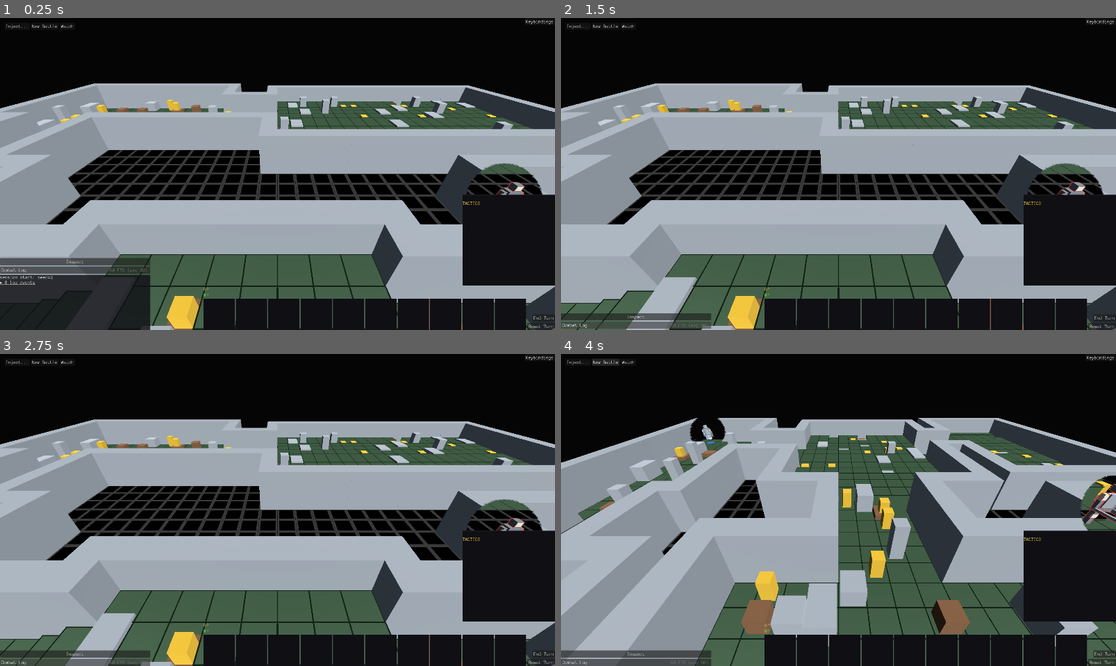
Above: before the commit, frames 1-4 (two rows, left to right).
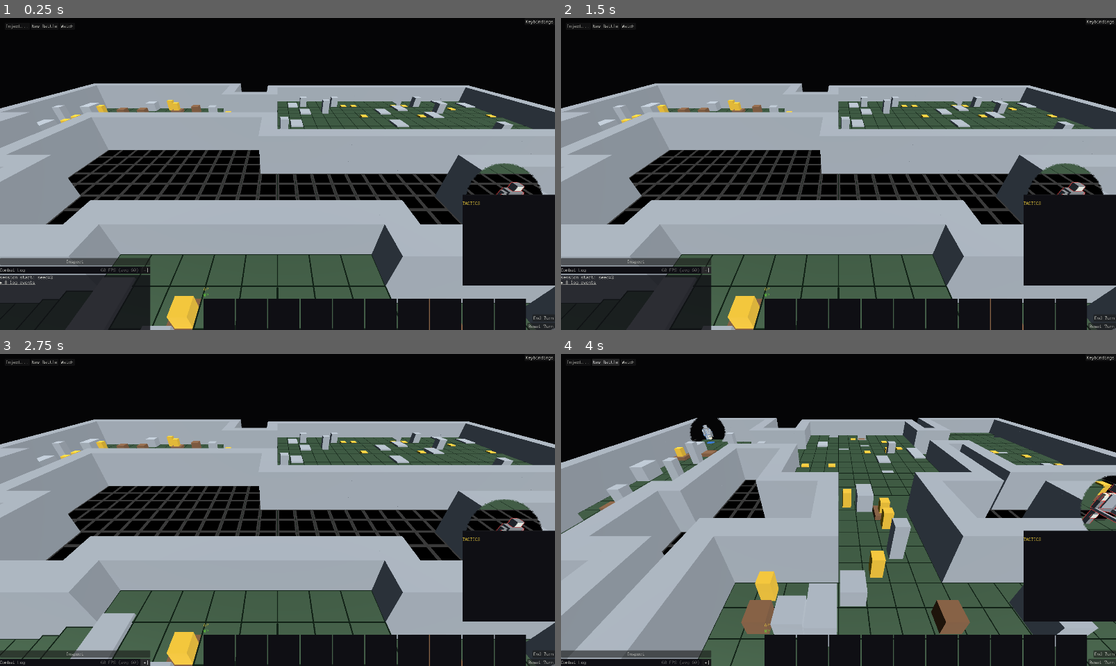
Above: after the commit, the same moments.

Repository: NotUserFriendly/HulkBreakers
Game: Godot game, scene res://src/view/battle_scene.tscn
The game is run twice, just before and just after one commit, with the same random seed, the same clock (stepped at 60 frames per second) and the same inputs.
Inputs:
- Up to frame 1 (0.25 s): no input
- Up to frame 2 (1.5 s): click "Combat Log" (after the commit: "[-]") at 0.5 s; click "Combat Log" (after the commit: "[+]") at 1.25 s
- Up to frame 3 (2.75 s): click "Combat Log" (after the commit: "[-]") at 2 s
- Up to frame 4 (4 s): click "New Battle" at 2.75 s; click "New Battle" at 3.5 s

The runs differ from the first frame. In frame 1, 0.6% of the frame differs, in the area x 0-28%, y 79-82%; in frame 2, 5.9%, in the area x 0-28%, y 76-100%; in frame 3, 0.6%; in frame 4, 0.6%.

Commit message:
Combat log: split drag-to-resize from minimize onto separate controls
The title bar was one Button wired to both gestures, and Button emits `pressed`
on RELEASE — so every drag-to-resize also toggled minimize the instant the
mouse came up. Supervisor: "behaving erratically." It was.

A second defect underneath it: restore returned to the height captured when
some earlier DRAG began, not the height the panel was at when it was minimized,
so a resize never survived a minimize/restore cycle.

Now, per the supervisor's design: the bar is a PanelContainer that resizes and
does nothing else, and minimize is its own [-] button inside the bar which
flips to [+] when collapsed and restores the previous size. The split is
structural rather than a guard flag — the button is a child of the bar, so it
consumes its own press and the bar underneath never sees one. Restore height is
captured at the moment of minimizing, which is the only point at which it means
what the name says.

Neither defect had a test, and that is the part worth noting: drag is a
multi-event gesture (press, motion, release) and nothing in Pass F exercised
one. The rendered frames I checked show the panel at rest, which a drag bug
cannot appear in — the same blind spot that let the scroll hand-off ship inert,
twice in one pass. Five new tests drive real press/motion/release sequences
through the viewport, including "a drag must not minimize" and "a press on the
button must not start a drag".

Appended to the taskblock report, this time as it landed rather than after
being asked.

Suite 2193/2193, and verified on a real frame.

Co-Authored-By: Claude Opus 5 (1M context) <noreply@anthropic.com>

Diff:
--- a/src/view/combat_log_panel.gd
+++ b/src/view/combat_log_panel.gd
@@ -38,6 +38,9 @@
 const MAX_HEIGHT := 640.0
 const TITLE_BAR_HEIGHT := 22.0
 const TITLE := "Combat Log"
+## The minimize toggle's two faces. `[-]` collapses to the bar, `[+]` restores.
+const MINIMIZE_LABEL := "[-]"
+const RESTORE_LABEL := "[+]"
 ## The bar is the resize grip as well as the title, so it wants a little more
 ## than a text row's worth of height to be an easy target.
 const BACKGROUND_ALPHA := 0.82
@@ -53,7 +56,10 @@
 const SCROLL_PAGE_FRACTION := 0.25
 
 var log_label: RichTextLabel
-var title_bar: Button
+## The drag-to-resize strip. A `PanelContainer`, deliberately NOT a `Button`
+## any more — see `_on_title_bar_input`.
+var title_bar: PanelContainer
+var minimize_button: Button
 var fps_label: Label
 
 var _meter := FpsMeter.new()
@@ -62,6 +68,11 @@
 var _dragging := false
 var _drag_start_y := 0.0
 var _drag_start_height := 0.0
+## The height to come back to when restored. Captured at the moment of
+## minimizing, so a panel that was dragged taller returns to the height it was
+## dragged to — not to whatever it happened to be when some earlier drag began,
+## which is what the first version restored to.
+var _restore_height := DEFAULT_HEIGHT
 
 
 func _init() -> void:
@@ -73,15 +84,33 @@
 	# regardless of this filter, so the scroll decision is unaffected.
 	mouse_filter = Control.MOUSE_FILTER_IGNORE
 
-	title_bar = Button.new()
-	title_bar.text = TITLE
+	# The bar does ONE thing: resize. Minimizing is its own button, below.
+	# It used to be a single `Button` wired to both — and `Button` emits
+	# `pressed` on RELEASE, so every drag-to-resize also toggled minimize the
+	# instant you let go. Supervisor: "behaving erratically", which it was.
+	# Splitting the two gestures onto two controls is the fix; nothing about
+	# the resize maths needed changing.
+	title_bar = PanelContainer.new()
 	title_bar.custom_minimum_size = Vector2(0, TITLE_BAR_HEIGHT)
-	title_bar.alignment = HORIZONTAL_ALIGNMENT_LEFT
-	title_bar.focus_mode = Control.FOCUS_NONE
-	title_bar.tooltip_text = "Click to minimize/restore. Drag to resize."
-	title_bar.pressed.connect(toggle_minimized)
+	title_bar.tooltip_text = "Drag to resize."
+	var bar_style := StyleBoxFlat.new()
+	bar_style.bg_color = Color(
+		HulkTheme.BACKGROUND.r, HulkTheme.BACKGROUND.g, HulkTheme.BACKGROUND.b, 1.0
+	)
+	title_bar.add_theme_stylebox_override("panel", bar_style)
 	title_bar.gui_input.connect(_on_title_bar_input)
 	add_child(title_bar)
+
+	var bar_row := HBoxContainer.new()
+	bar_row.mouse_filter = Control.MOUSE_FILTER_IGNORE
+	title_bar.add_child(bar_row)
+
+	var title_label := Label.new()
+	title_label.text = TITLE
+	title_label.mouse_filter = Control.MOUSE_FILTER_IGNORE
+	title_label.size_flags_horizontal = Control.SIZE_EXPAND_FILL
+	title_label.vertical_alignment = VERTICAL_ALIGNMENT_CENTER
+	bar_row.add_child(title_label)
 
 	_body = PanelContainer.new()
 	_body.size_flags_vertical = Control.SIZE_EXPAND_FILL
@@ -102,29 +131,28 @@
 	log_label.mouse_filter = Control.MOUSE_FILTER_STOP
 	_body.add_child(log_label)
 
-	# In the TITLE BAR, right-aligned — not over the log body. Rendering it
-	# revealed the obvious-in-hindsight problem: at this panel's real width the
-	# body's top-right corner is exactly where the first log line sits, so the
-	# readout printed straight through the text. The bar is the one strip of
-	# this panel with no content to collide with. `MOUSE_FILTER_IGNORE` keeps
-	# the click-to-minimize and drag-to-resize on the bar underneath it.
-	#
-	# Anchored right and grown LEFTWARD rather than via `PRESET_TOP_RIGHT`:
-	# that preset bakes offsets from the control's minimum size, zero for a
-	# Label with no text yet, so the readout grew rightward off the panel and
-	# over the board instead. Both of these were found by rendering; neither was
-	# visible to any headless assertion.
+	# In the TITLE BAR, not over the log body: at this panel's real width the
+	# body's top-right corner is exactly where the first log line sits, so a
+	# readout there printed straight through the text. Found by rendering.
+	# `MOUSE_FILTER_IGNORE` so it never interrupts a drag started on the bar.
+	# It is a row child now rather than an anchored overlay — the HBox handles
+	# the placement the old hand-rolled anchors were doing badly.
 	fps_label = Label.new()
 	fps_label.mouse_filter = Control.MOUSE_FILTER_IGNORE
-	fps_label.anchor_left = 1.0
-	fps_label.anchor_right = 1.0
-	fps_label.anchor_top = 0.0
-	fps_label.anchor_bottom = 1.0
-	fps_label.offset_right = -FPS_MARGIN.x
-	fps_label.grow_horizontal = Control.GROW_DIRECTION_BEGIN
 	fps_label.vertical_alignment = VERTICAL_ALIGNMENT_CENTER
 	fps_label.add_theme_color_override("font_color", HulkTheme.DIM)
-	title_bar.add_child(fps_label)
+	bar_row.add_child(fps_label)
+
+	# The minimize toggle. A real child Button, so it takes its own click and a
+	# press on it never starts a drag on the bar underneath — that separation is
+	# structural, not a flag either handler has to remember to check.
+	minimize_button = Button.new()
+	minimize_button.text = MINIMIZE_LABEL
+	minimize_button.focus_mode = Control.FOCUS_NONE
+	minimize_button.tooltip_text = "Minimize"
+	minimize_button.custom_minimum_size = Vector2(TITLE_BAR_HEIGHT, 0)
+	minimize_button.pressed.connect(toggle_minimized)
+	bar_row.add_child(minimize_button)
 
 
 func _ready() -> void:
@@ -147,18 +175,26 @@
 ## without losing where it is or what it says.
 func toggle_minimized() -> void:
 	_minimized = not _minimized
+	if _minimized:
+		# Captured HERE, at the moment of collapsing, so whatever the panel had
+		# been dragged to is what comes back.
+		_restore_height = custom_minimum_size.y
+		custom_minimum_size.y = TITLE_BAR_HEIGHT
+	else:
+		custom_minimum_size.y = _restore_height
 	_body.visible = not _minimized
-	custom_minimum_size.y = TITLE_BAR_HEIGHT if _minimized else _drag_start_height_or_default()
+	minimize_button.text = RESTORE_LABEL if _minimized else MINIMIZE_LABEL
+	minimize_button.tooltip_text = "Restore" if _minimized else "Minimize"
 	minimized_changed.emit(_minimized)
-
-
-func _drag_start_height_or_default() -> float:
-	return DEFAULT_HEIGHT if _drag_start_height <= 0.0 else _drag_start_height
 
 
 ## Drag the title bar to resize vertically. Deliberately drag-on-the-bar rather
 ## than a separate grip: the bar is already the one part of this panel with no
 ## content to occlude.
+## Drag the bar to resize vertically, and nothing else. The minimize button is
+## a child of this bar, so a press on it is consumed there and never reaches
+## here — the two gestures cannot collide the way they did when one `Button`
+## owned both (`pressed` fires on release, so every drag ended in a toggle).
 func _on_title_bar_input(event: InputEvent) -> void:
 	if event is InputEventMouseButton:
 		var button := event as InputEventMouseButton
--- a/test/unit/view/test_combat_log_panel.gd
+++ b/test/unit/view/test_combat_log_panel.gd
@@ -166,3 +166,126 @@
 	var panel: CombatLogPanel = built[0]
 	assert_eq(panel.custom_minimum_size.x, CombatLogPanel.DEFAULT_WIDTH)
 	assert_true(CombatLogPanel.DEFAULT_WIDTH >= 500.0, "roughly double the old ~260px column")
+
+
+# --- title bar: drag to resize, minimize is its own button ------------------
+#
+# Supervisor: the first version wired BOTH to one `Button`, and `Button` emits
+# `pressed` on release — so every drag-to-resize also toggled minimize the
+# instant you let go ("behaving erratically"). These pin the split: a drag on
+# the bar must never minimize, and a click on the button must never resize.
+
+
+func _press(at: Vector2) -> void:
+	var event := InputEventMouseButton.new()
+	event.button_index = MOUSE_BUTTON_LEFT
+	event.pressed = true
+	event.position = at
+	get_viewport().push_input(event)
+
+
+func _release(at: Vector2) -> void:
+	var event := InputEventMouseButton.new()
+	event.button_index = MOUSE_BUTTON_LEFT
+	event.pressed = false
+	event.position = at
+	get_viewport().push_input(event)
+
+
+func _move_to(at: Vector2) -> void:
+	var event := InputEventMouseMotion.new()
+	event.position = at
+	get_viewport().push_input(event)
+
+
+## Dragging the bar upward makes the panel taller (it is anchored at the bottom
+## of its column), and must leave it expanded.
+func test_dragging_the_title_bar_resizes_and_never_minimizes() -> void:
+	var built: Array = _panel_and_spy()
+	var panel: CombatLogPanel = built[0]
+	await get_tree().process_frame
+	await get_tree().process_frame
+	var before: float = panel.custom_minimum_size.y
+
+	var grip: Vector2 = panel.title_bar.get_global_rect().get_center()
+	_press(grip)
+	_move_to(grip - Vector2(0.0, 60.0))
+	_release(grip - Vector2(0.0, 60.0))
+	await get_tree().process_frame
+
+	assert_almost_eq(
+		panel.custom_minimum_size.y, before + 60.0, 1.0, "dragged up 60px, 60px taller"
+	)
+	assert_false(panel.is_minimized(), "a drag must not toggle minimize on release")
+	assert_eq(panel.minimize_button.text, CombatLogPanel.MINIMIZE_LABEL)
+
+
+func test_the_minimize_button_collapses_to_the_bar_and_flips_to_plus() -> void:
+	var built: Array = _panel_and_spy()
+	var panel: CombatLogPanel = built[0]
+	await get_tree().process_frame
+	await get_tree().process_frame
+
+	panel.minimize_button.pressed.emit()
+
+	assert_true(panel.is_minimized())
+	assert_eq(panel.custom_minimum_size.y, CombatLogPanel.TITLE_BAR_HEIGHT)
+	assert_eq(panel.minimize_button.text, CombatLogPanel.RESTORE_LABEL)
+	assert_false(panel._body.visible, "the log itself is hidden, not merely squashed")
+
+
+## The bug the first version could not have got right: restore went back to the
+## height captured when some earlier DRAG began, not to the height the panel was
+## actually at when it was minimized.
+func test_restoring_returns_to_the_height_it_was_dragged_to() -> void:
+	var built: Array = _panel_and_spy()
+	var panel: CombatLogPanel = built[0]
+	await get_tree().process_frame
+	await get_tree().process_frame
+
+	var grip: Vector2 = panel.title_bar.get_global_rect().get_center()
+	_press(grip)
+	_move_to(grip - Vector2(0.0, 80.0))
+	_release(grip - Vector2(0.0, 80.0))
+	await get_tree().process_frame
+	var dragged_to: float = panel.custom_minimum_size.y
+
+	panel.minimize_button.pressed.emit()
+	panel.minimize_button.pressed.emit()
+
+	assert_almost_eq(panel.custom_minimum_size.y, dragged_to, 0.5)
+	assert_false(panel.is_minimized())
+	assert_true(panel._body.visible)
+
+
+## The button sits inside the bar, so pressing it must be consumed there rather
+## than starting a drag on the bar underneath.
+func test_pressing_the_minimize_button_does_not_start_a_drag() -> void:
+	var built: Array = _panel_and_spy()
+	var panel: CombatLogPanel = built[0]
+	await get_tree().process_frame
+	await get_tree().process_frame
+
+	var on_button: Vector2 = panel.minimize_button.get_global_rect().get_center()
+	_press(on_button)
+	_move_to(on_button - Vector2(0.0, 50.0))
+
+	assert_false(panel._dragging, "the button consumed the press; the bar never saw it")
+	_release(on_button - Vector2(0.0, 50.0))
+
+
+## Resizing is clamped, so a wild drag cannot collapse the panel to nothing or
+## grow it past the screen.
+func test_a_drag_is_clamped_at_both_ends() -> void:
+	var built: Array = _panel_and_spy()
+	var panel: CombatLogPanel = built[0]
+	await get_tree().process_frame
+	await get_tree().process_frame
+
+	var grip: Vector2 = panel.title_bar.get_global_rect().get_center()
+	_press(grip)
+	_move_to(grip + Vector2(0.0, 5000.0))
+	assert_eq(panel.custom_minimum_size.y, CombatLogPanel.MIN_HEIGHT)
+	_move_to(grip - Vector2(0.0, 5000.0))
+	assert_eq(panel.custom_minimum_size.y, CombatLogPanel.MAX_HEIGHT)
+	_release(grip)
Not shown, changed: reports/Report-Taskblock41.md
